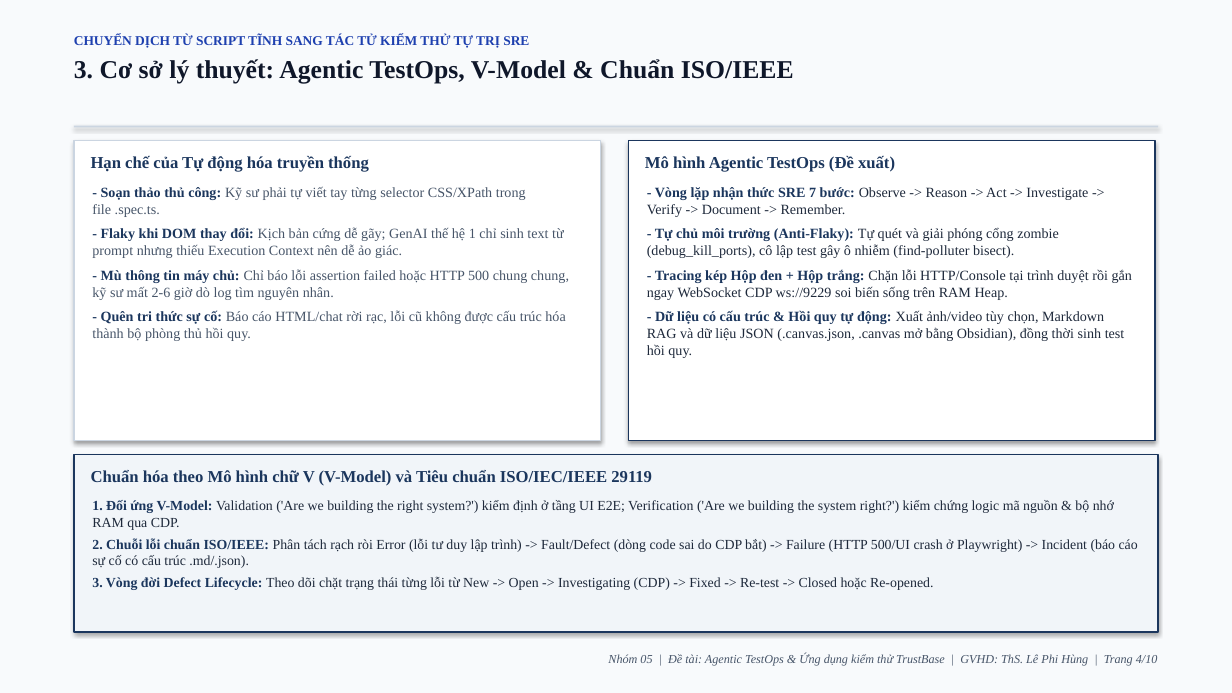
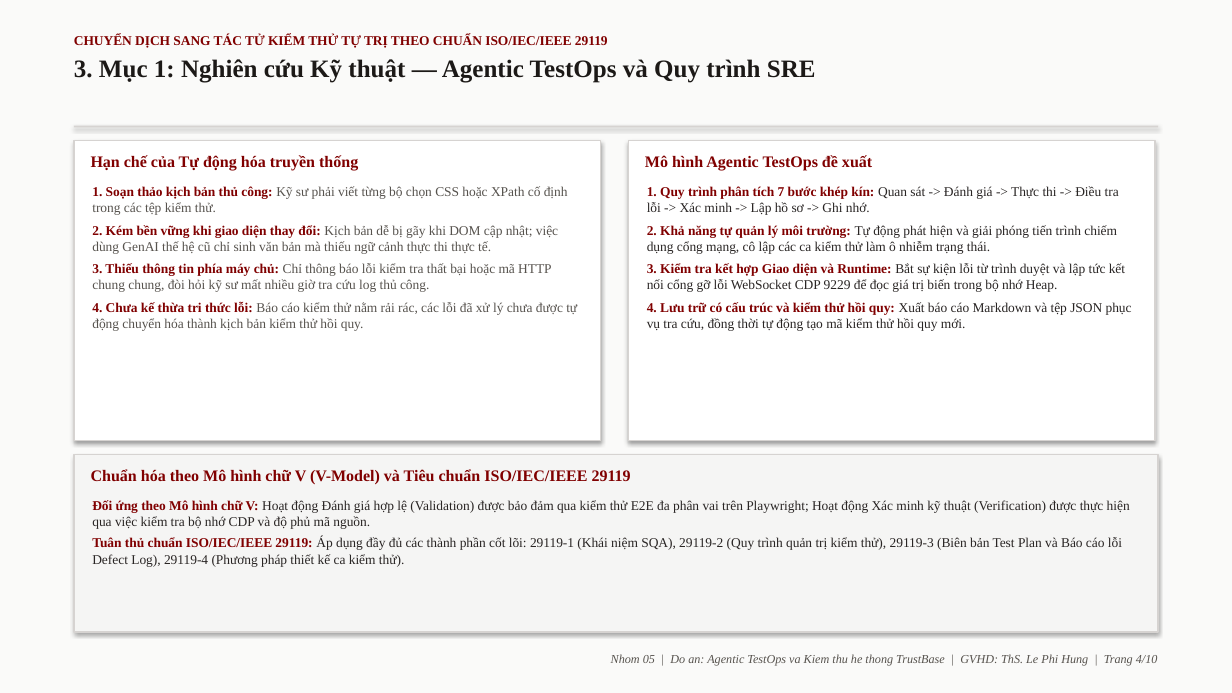
Before and after one commit to justpassingByte/agentic-test-ops, a slide deck: slide 4 of Nhom05_AgenticTestOps_ThuyetTrinh.pptx. Drawn at 1232x693 pixels with LibreOffice and Linux fonts; fonts in the diff are those of the drawing. Boxes give left, top, right and bottom in pixels: in the first picture for what was removed or moved away, otherwise in the second. Text is boxed around its words. In the diff, an @@ line names an element or a change of style, - is before the commit and + after.

Commit message:
docs: streamline submission deliverables into 4 core sections and 10 academic slides without blue theme

```diff
--- a/Nhom05_AgenticTestOps_ThuyetTrinh.pptx
+++ b/Nhom05_AgenticTestOps_ThuyetTrinh.pptx
@@ rectangle at (x1=0, y1=0, x2=1232, y2=693): fill #F8FAFC to #FAFAF9 @@
@@ text at (x1=74, y1=35, x2=816, y2=83): text changed; size 20 to 10.5 pt; text colour #0F172A to #800000 @@
-CHUYỂN DỊCH TỪ SCRIPT TĨNH SANG TÁC TỬ KIỂM THỬ TỰ TRỊ SRE
-3. Cơ sở lý thuyết: Agentic TestOps, V-Model & Chuẩn ISO/IEEE
+CHUYỂN DỊCH SANG TÁC TỬ KIỂM THỬ TỰ TRỊ THEO CHUẨN ISO/IEC/IEEE 29119
+3. Mục 1: Nghiên cứu Kỹ thuật — Agentic TestOps và Quy trình SRE
@@ rectangle at (x1=74, y1=140, x2=601, y2=441): outline #CBD5E1 1 pt to #D6D3D1 1 pt @@
@@ rectangle at (x1=74, y1=126, x2=1158, y2=128): fill #CBD5E1 to #D6D3D1 @@
@@ rectangle at (x1=628, y1=140, x2=1155, y2=441): outline #1B365D 1 pt to #D6D3D1 1 pt @@
@@ text "Hạn chế của Tự động ..." at (x1=91, y1=155, x2=358, y2=171): size 13 to 12.5 pt, text colour #1B365D to #800000 @@
@@ text at (x1=645, y1=155, x2=872, y2=171): text changed; size 13 to 12.5 pt; text colour #1B365D to #800000 @@
-Mô hình Agentic TestOps (Đề xuất)
+Mô hình Agentic TestOps đề xuất
@@ text at (x1=92, y1=186, x2=577, y2=331): text changed; size 11 to 10.5 pt; text colour #475569 to #57534E @@
-- Soạn thảo thủ công: Kỹ sư phải tự viết tay từng selector CSS/XPath trong file .spec.ts.
-- Flaky khi DOM thay đổi: Kịch bản cứng dễ gãy; GenAI thế hệ 1 chỉ sinh text từ prompt nhưng thiếu Execution Context nên dễ ảo giác.
-- Mù thông tin máy chủ: Chỉ báo lỗi assertion failed hoặc HTTP 500 chung chung, kỹ sư mất 2-6 giờ dò log tìm nguyên nhân.
-- Quên tri thức sự cố: Báo cáo HTML/chat rời rạc, lỗi cũ không được cấu trúc hóa thành bộ phòng thủ hồi quy.
+1. Soạn thảo kịch bản thủ công: Kỹ sư phải viết từng bộ chọn CSS hoặc XPath cố định trong các tệp kiểm thử.
+2. Kém bền vững khi giao diện thay đổi: Kịch bản dễ bị gãy khi DOM cập nhật; việc dùng GenAI thế hệ cũ chỉ sinh văn bản mà thiếu ngữ cảnh thực thi thực tế.
+3. Thiếu thông tin phía máy chủ: Chỉ thông báo lỗi kiểm tra thất bại hoặc mã HTTP chung chung, đòi hỏi kỹ sư mất nhiều giờ tra cứu log thủ công.
+4. Chưa kế thừa tri thức lỗi: Báo cáo kiểm thử nằm rải rác, các lỗi đã xử lý chưa được tự động chuyển hóa thành kịch bản kiểm thử hồi quy.
@@ text at (x1=647, y1=186, x2=1132, y2=331): text changed; size 11 to 10.5 pt; text colour #1E293B to #292524 @@
-- Vòng lặp nhận thức SRE 7 bước: Observe -> Reason -> Act -> Investigate -> Verify -> Document -> Remember.
-- Tự chủ môi trường (Anti-Flaky): Tự quét và giải phóng cổng zombie (debug_kill_ports), cô lập test gây ô nhiễm (find-polluter bisect).
-- Tracing kép Hộp đen + Hộp trắng: Chặn lỗi HTTP/Console tại trình duyệt rồi gắn ngay WebSocket CDP ws://9229 soi biến sống trên RAM Heap.
-- Dữ liệu có cấu trúc & Hồi quy tự động: Xuất ảnh/video tùy chọn, Markdown RAG và dữ liệu JSON (.canvas.json, .canvas mở bằng Obsidian), đồng thời sinh test hồi quy.
+1. Quy trình phân tích 7 bước khép kín: Quan sát -> Đánh giá -> Thực thi -> Điều tra lỗi -> Xác minh -> Lập hồ sơ -> Ghi nhớ.
+2. Khả năng tự quản lý môi trường: Tự động phát hiện và giải phóng tiến trình chiếm dụng cổng mạng, cô lập các ca kiểm thử làm ô nhiễm trạng thái.
+3. Kiểm tra kết hợp Giao diện và Runtime: Bắt sự kiện lỗi từ trình duyệt và lập tức kết nối cổng gỡ lỗi WebSocket CDP 9229 để đọc giá trị biến trong bộ nhớ Heap.
+4. Lưu trữ có cấu trúc và kiểm thử hồi quy: Xuất báo cáo Markdown và tệp JSON phục vụ tra cứu, đồng thời tự động tạo mã kiểm thử hồi quy mới.
@@ rectangle at (x1=74, y1=455, x2=1158, y2=632): fill #F1F5F9 to #F5F5F4; outline #1B365D 1 pt to #D6D3D1 1 pt @@
@@ text "Chuẩn hóa theo Mô hình ..." at (x1=91, y1=469, x2=631, y2=484): size 13 to 12.5 pt, text colour #1B365D to #800000 @@
@@ text at (x1=92, y1=500, x2=1130, y2=567): text changed; size 10.8 to 10.5 pt; text colour #1E293B to #292524 @@
-1. Đối ứng V-Model: Validation ('Are we building the right system?') kiểm định ở tầng UI E2E; Verification ('Are we building the system right?') kiểm chứng logic mã nguồn & bộ nhớ RAM qua CDP.
-2. Chuỗi lỗi chuẩn ISO/IEEE: Phân tách rạch ròi Error (lỗi tư duy lập trình) -> Fault/Defect (dòng code sai do CDP bắt) -> Failure (HTTP 500/UI crash ở Playwright) -> Incident (báo cáo sự cố có cấu trúc .md/.json).
-3. Vòng đời Defect Lifecycle: Theo dõi chặt trạng thái từng lỗi từ New -> Open -> Investigating (CDP) -> Fixed -> Re-test -> Closed hoặc Re-opened.
+Đối ứng theo Mô hình chữ V: Hoạt động Đánh giá hợp lệ (Validation) được bảo đảm qua kiểm thử E2E đa phân vai trên Playwright; Hoạt động Xác minh kỹ thuật (Verification) được thực hiện qua việc kiểm tra bộ nhớ CDP và độ phủ mã nguồn.
+Tuân thủ chuẩn ISO/IEC/IEEE 29119: Áp dụng đầy đủ các thành phần cốt lõi: 29119-1 (Khái niệm SQA), 29119-2 (Quy trình quản trị kiểm thử), 29119-3 (Biên bản Test Plan và Báo cáo lỗi Defect Log), 29119-4 (Phương pháp thiết kế ca kiểm thử).
@@ text at (x1=611, y1=654, x2=1158, y2=666): text changed; text colour #475569 to #57534E @@
-Nhóm 05 | Đề tài: Agentic TestOps & Ứng dụng kiểm thử TrustBase | GVHD: ThS. Lê Phi Hùng | Trang 4/10
+Nhom 05 | Do an: Agentic TestOps va Kiem thu he thong TrustBase | GVHD: ThS. Le Phi Hung | Trang 4/10
```
Also in this commit, not shown: 6 other slides changed, 3 slides added, 3 slides removed, 3 other files.
